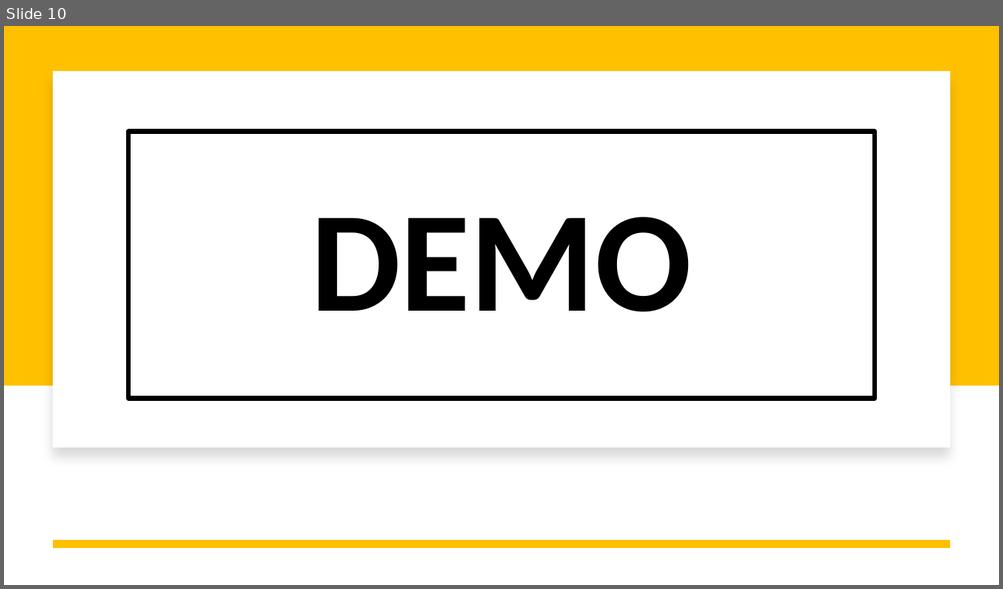
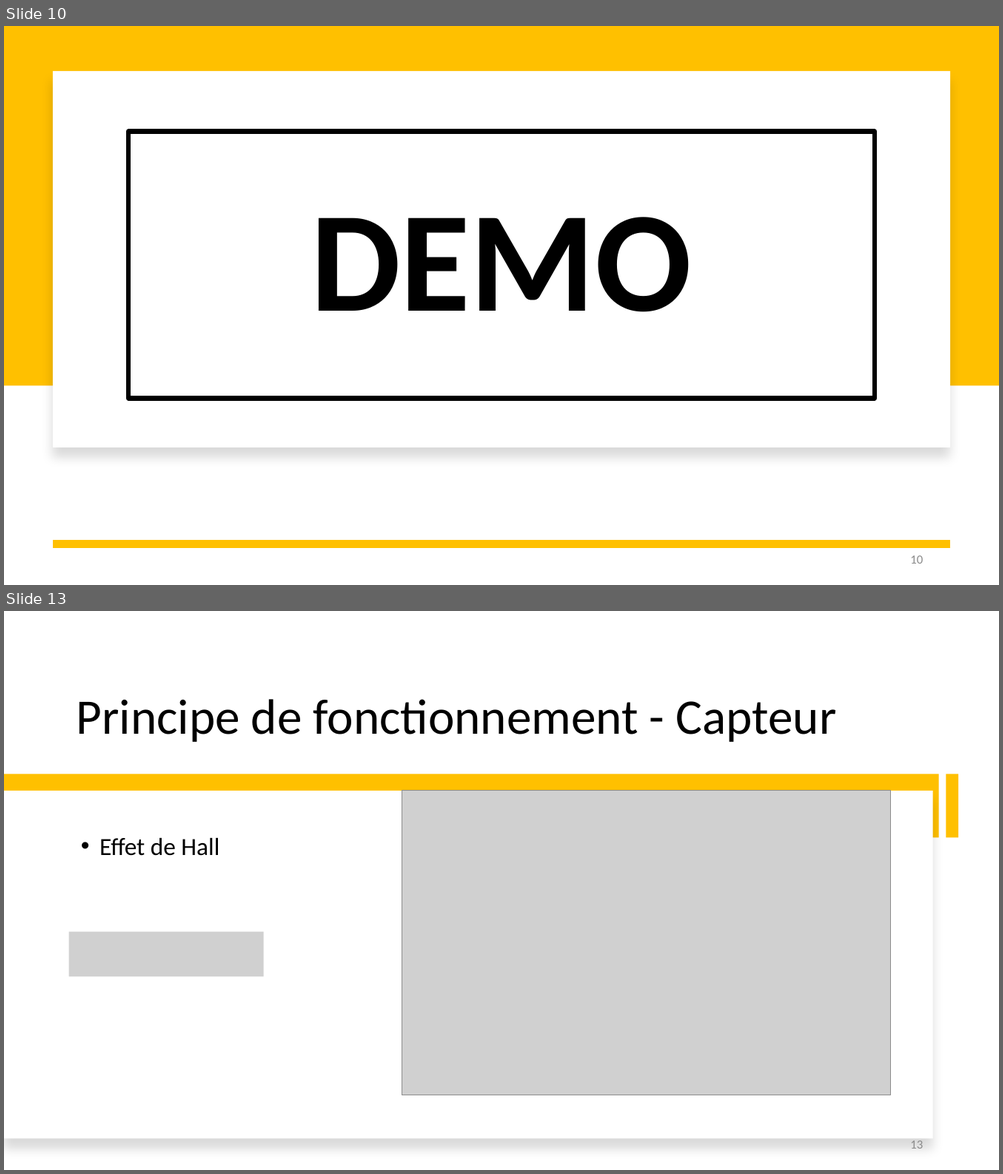
Before and after one commit to nimesh-t/Electronique-Numerique, a slide deck: Presentation/Presentation_Capteurs_BMP280.pptx. Shown one above the other, each under a label of ours: slide 10 before the commit, slides 10 and 13 after it; the slides between them are not shown. The pictures are 1003x589 and 1003x1174 pixels, drawn with LibreOffice and Linux fonts; fonts in the diff are those of the drawing; grey boxes stand for pictures. Boxes give left, top, right and bottom in pixels: in the first picture for what was removed or moved away, otherwise in the second. Text is boxed around its words. In the diff, an @@ line names an element or a change of style, - is before the commit and + after.

```diff
--- a/Presentation/Presentation_Capteurs_BMP280.pptx
+++ b/Presentation/Presentation_Capteurs_BMP280.pptx
@@ slide 13 added at [4,611,999,1170], background #FFFFFF @@
@@ title added at [77,699,836,742], 48 pt, text #000000 @@
+Principe de fonctionnement - Capteur
@@ rectangle added at [4,775,939,838], fill #FFC000 @@
@@ rectangle added at [945,775,959,838], fill #FFC000 @@
@@ rectangle added at [4,791,933,1139], fill #FFFFFF @@
@@ picture added at [401,791,891,1096] @@
@@ text added at [99,838,219,856], 23.8 pt, text #000000 @@
+• Effet de Hall
@@ picture added at [69,932,264,977] @@
@@ page number added at [910,1141,922,1149], 12 pt, text #8C8C8C @@
+13
@@ slide 10 changed as well @@
@@ page number added at [910,556,922,564], 12 pt, text #8C8C8C @@
+10
```
Also in this commit, not shown: 9 other slides changed, 6 other slides added.
